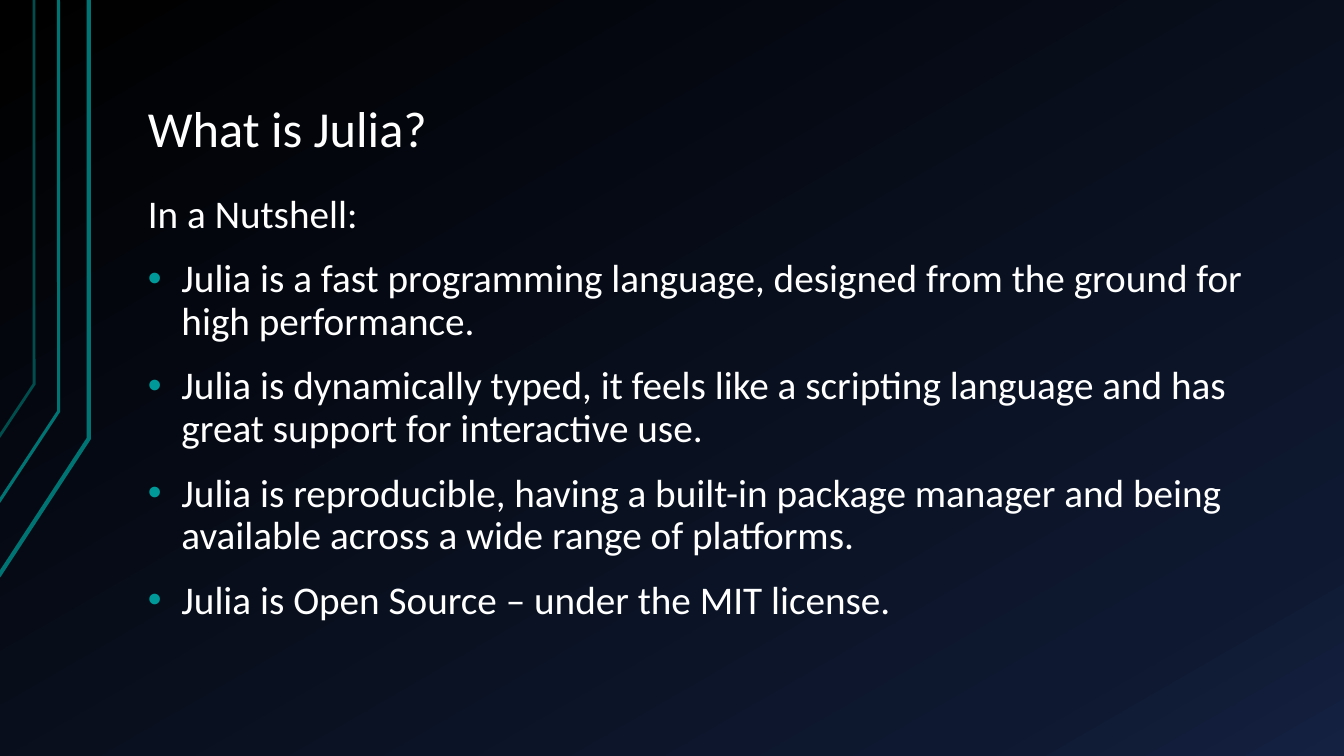
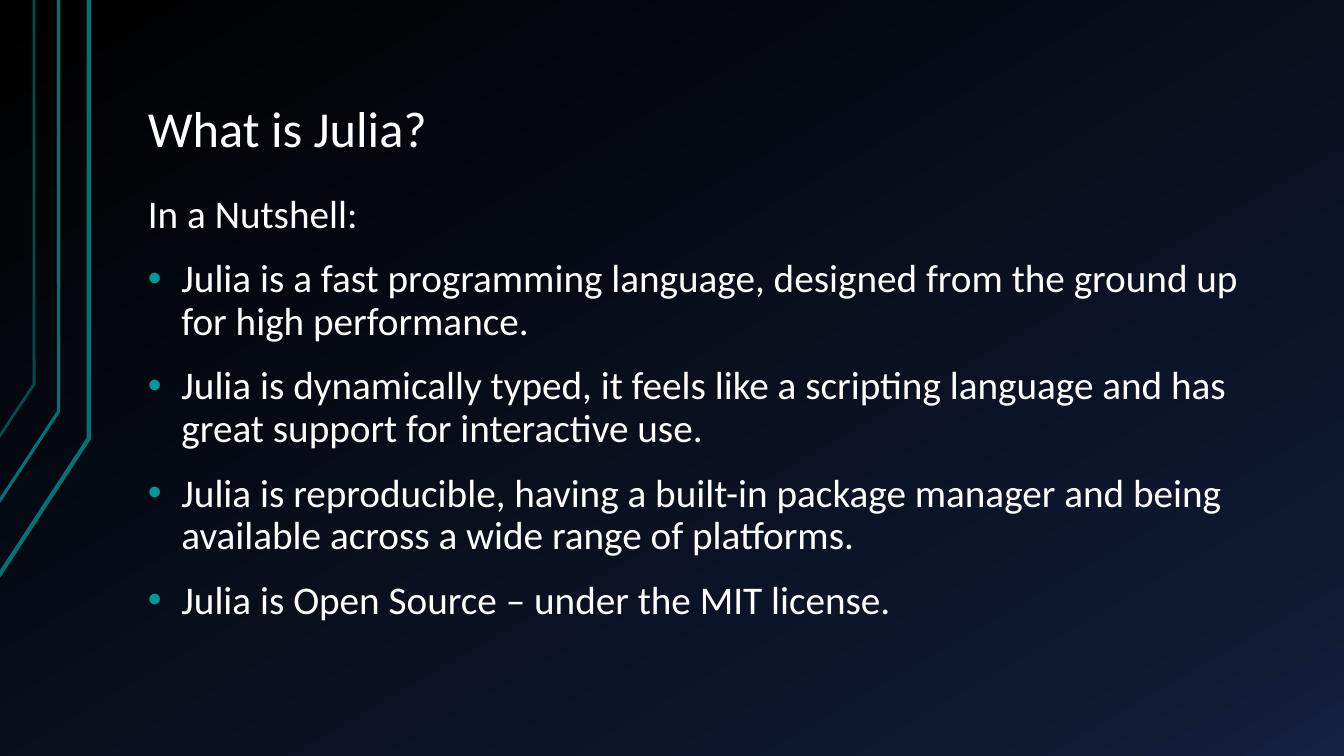
Before and after one commit to JamieMair/intro-to-julia-talk, a slide deck: slide 3 of Introduction to Julia.pptx. Drawn at 1344x756 pixels with LibreOffice and Linux fonts; fonts in the diff are those of the drawing. Boxes give left, top, right and bottom in pixels: in the first picture for what was removed or moved away, otherwise in the second. Text is boxed around its words. In the diff, an @@ line names an element or a change of style, - is before the commit and + after.

```diff
--- a/Introduction to Julia.pptx
+++ b/Introduction to Julia.pptx
@@ text at (181,264,1237,342): text changed @@
-• Julia is a fast programming language, designed from the ground for high performance.
+• Julia is a fast programming language, designed from the ground up for high performance.
```
Also in this commit, not shown: 5 other slides changed, 4 slides added, 2 slides removed.
